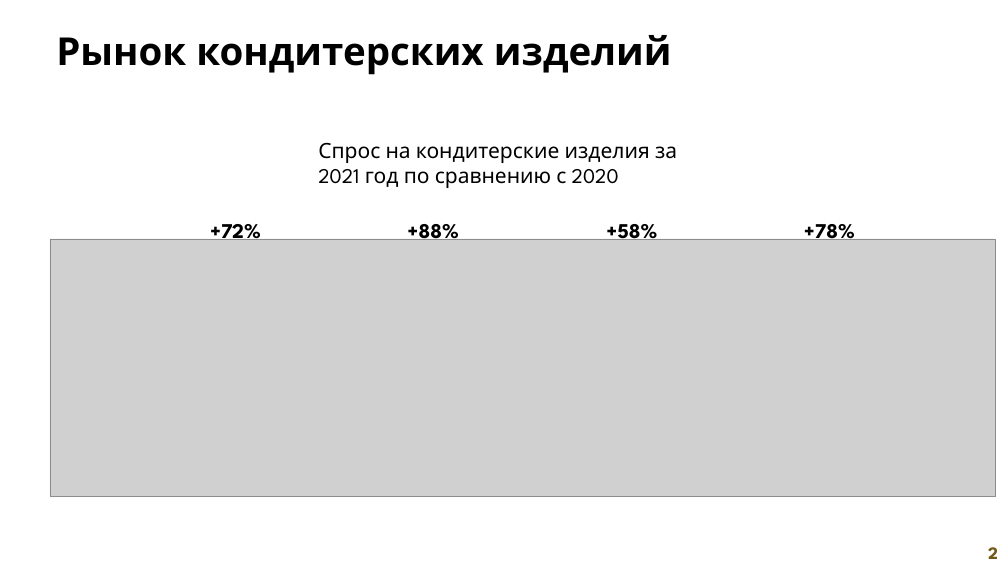
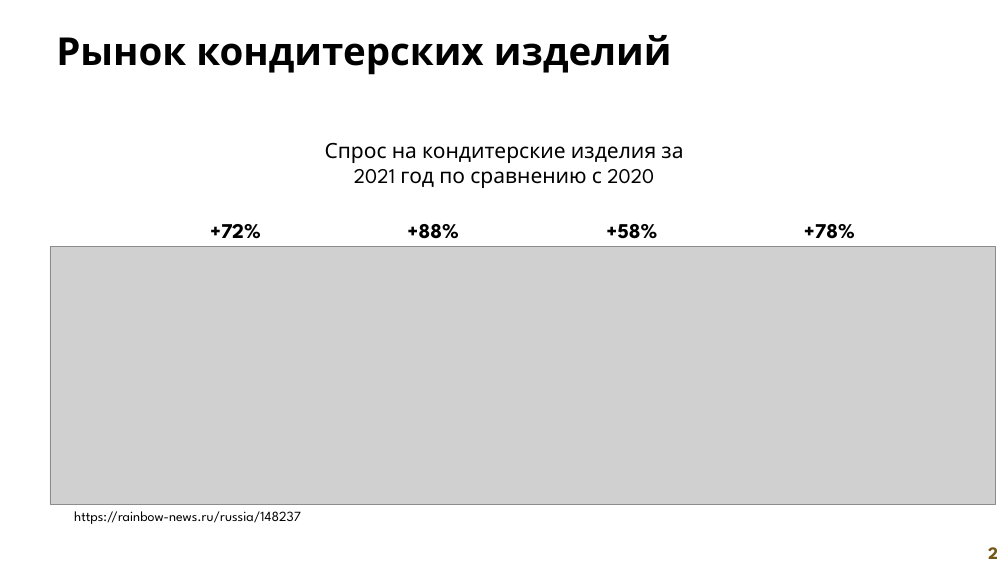
Before and after one commit to SanyaElis/ConfectioneryCostTracker, a slide deck: slide 2 of documentation/Презентация продукта.pptx. Drawn at 1008x567 pixels with LibreOffice and Linux fonts; fonts in the diff are those of the drawing; grey boxes stand for pictures. Boxes give left, top, right and bottom in pixels: in the first picture for what was removed or moved away, otherwise in the second. Text is boxed around its words. In the diff, an @@ line names an element or a change of style, - is before the commit and + after.

```diff
--- a/documentation/Презентация продукта.pptx
+++ b/documentation/Презентация продукта.pptx
@@ text "Спрос на кондитерские изделия за ..." at <box>325,143,683,188</box>: alignment left to centre @@
@@ picture: place and size @@
-picture at <box>50,239,995,496</box>
+picture at <box>50,247,995,505</box>
@@ text added at <box>74,511,301,524</box>, 16 pt, text #000000 @@
+https://rainbow-news.ru/russia/148237
```
Also in this commit, not shown: 13 other slides changed, 1 slide removed, 1 other file.
